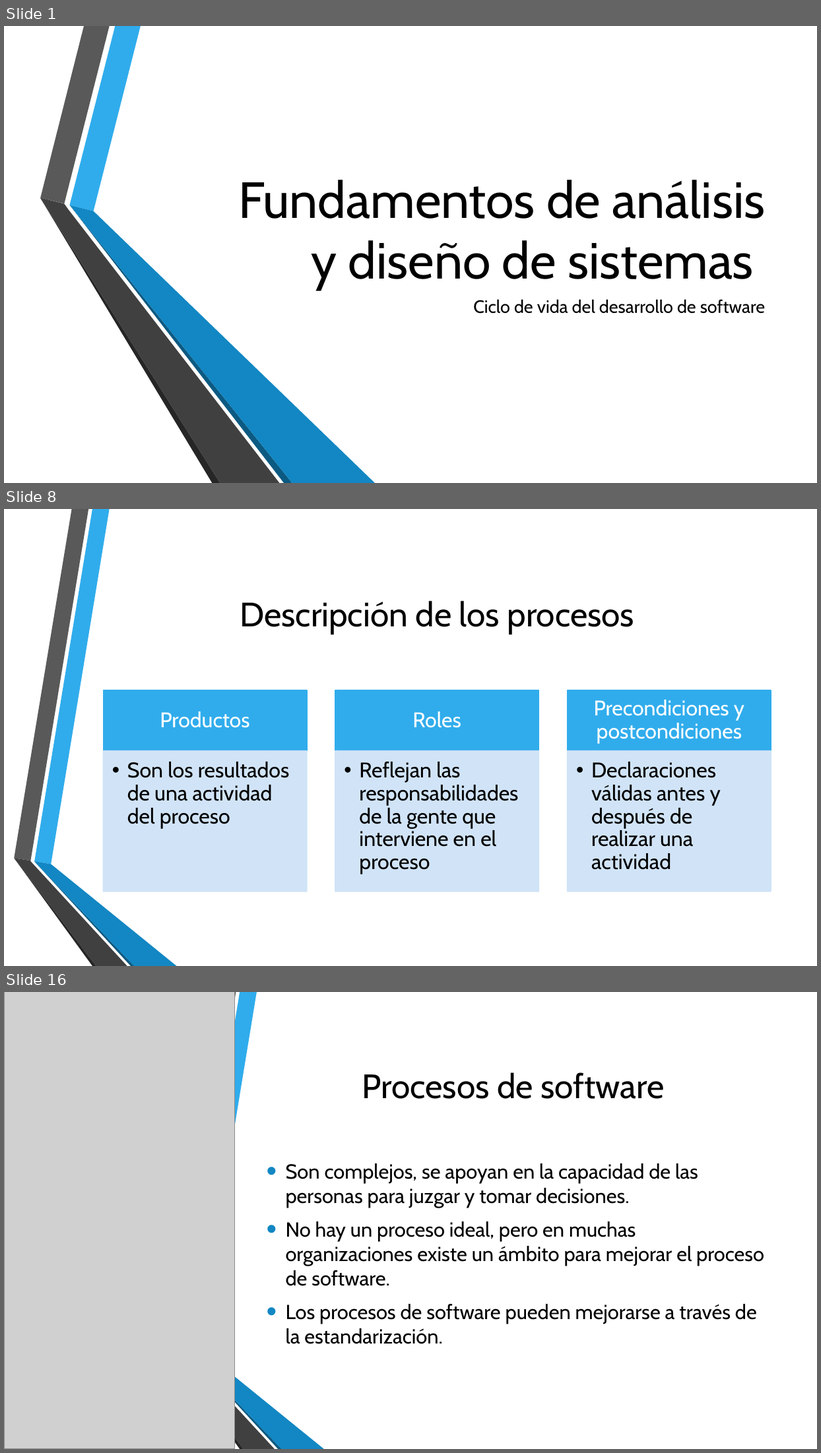
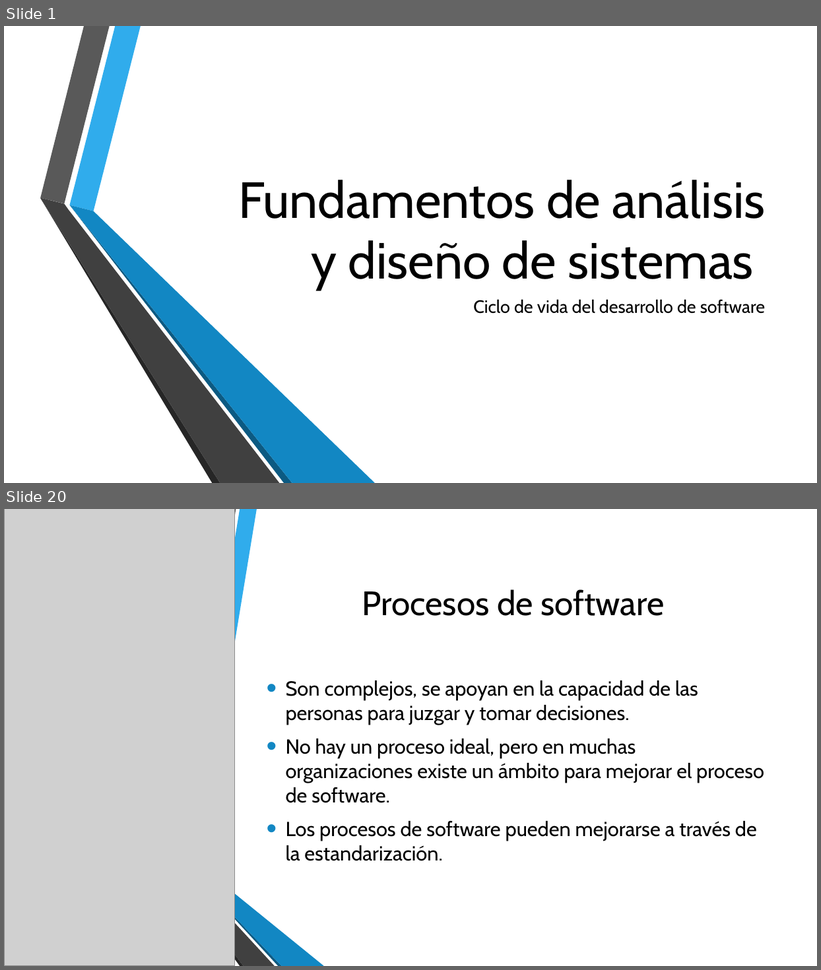
Before and after one commit to AryShared/SystemAnalysis, a slide deck: 1-2 Ciclo de vida del desarrollo de software.pptx. Shown one above the other, each under a label of ours: slides 1, 8 and 16 before the commit, slides 1 and 20 after it; the slides between them are not shown. The pictures are 821x1453 and 821x970 pixels, drawn with LibreOffice and Linux fonts; fonts in the diff are those of the drawing; grey boxes stand for pictures; background and template pictures are left out. Boxes give left, top, right and bottom in pixels: in the first picture for what was removed or moved away, otherwise in the second. Text is boxed around its words. In the diff, an @@ line names an element or a change of style, - is before the commit and + after.

Commit message:
Actualización presentación 1-2
Reestructuración de los temas y se agregaron notas, se elimina la sección sobre evaluación de procesos.

```diff
--- a/1-2 Ciclo de vida del desarrollo de software.pptx
+++ b/1-2 Ciclo de vida del desarrollo de software.pptx
@@ slide 8 removed at [4, 509, 817, 966], background picture (left out); not listed: 6 template elements that a slide beside it also shows @@
@@ title removed at [240, 601, 634, 634] @@
-Descripción de los procesos
@@ group removed at [104, 690, 772, 892]: 6 rectangles, 6 texts @@
-Productos
-  • Son los resultados de una actividad del proceso
-Roles
-  • Reflejan las responsabilidades de la gente que interviene en el proceso
-Precondiciones y postcondiciones
-  • Declaraciones válidas antes y después de realizar una actividad
@@ what was slide 16 is now slide 20 @@
```
Also in this commit, not shown: 7 slides changed, 3 slides added, 8 other slides removed, 1 other file.
